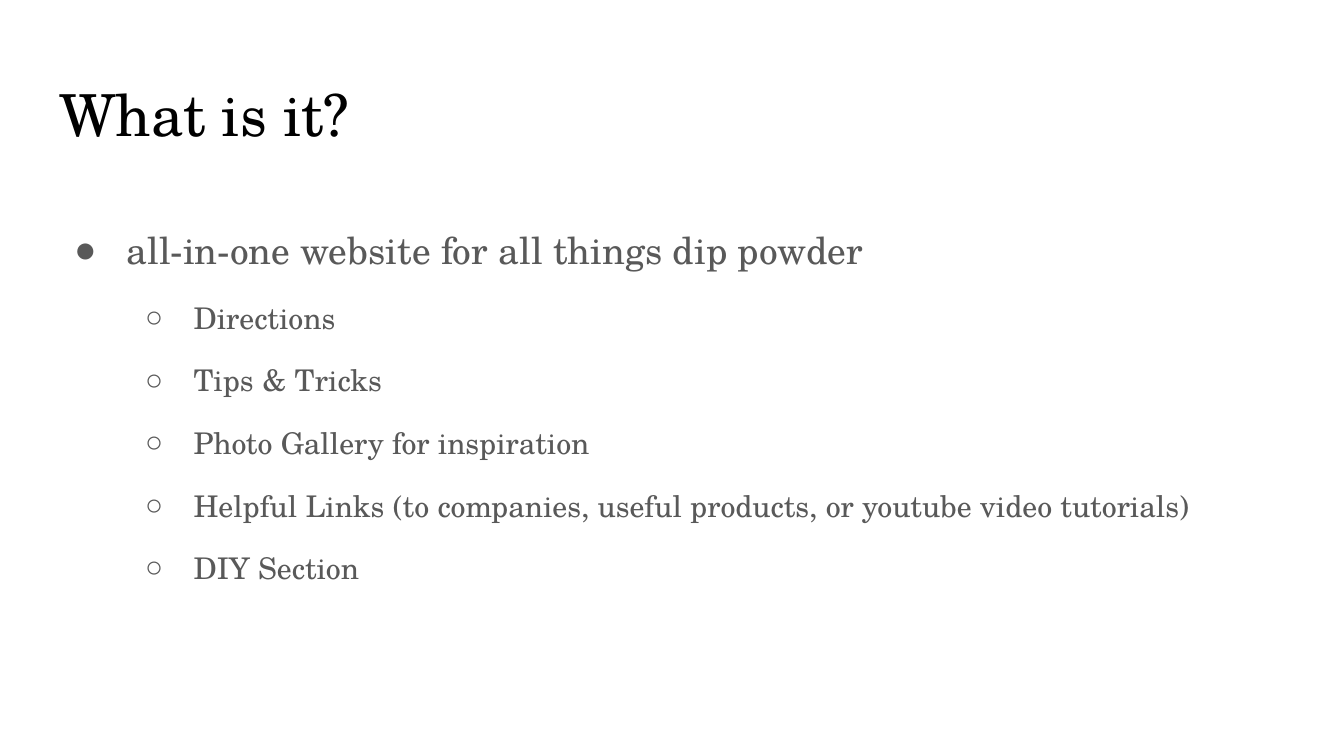
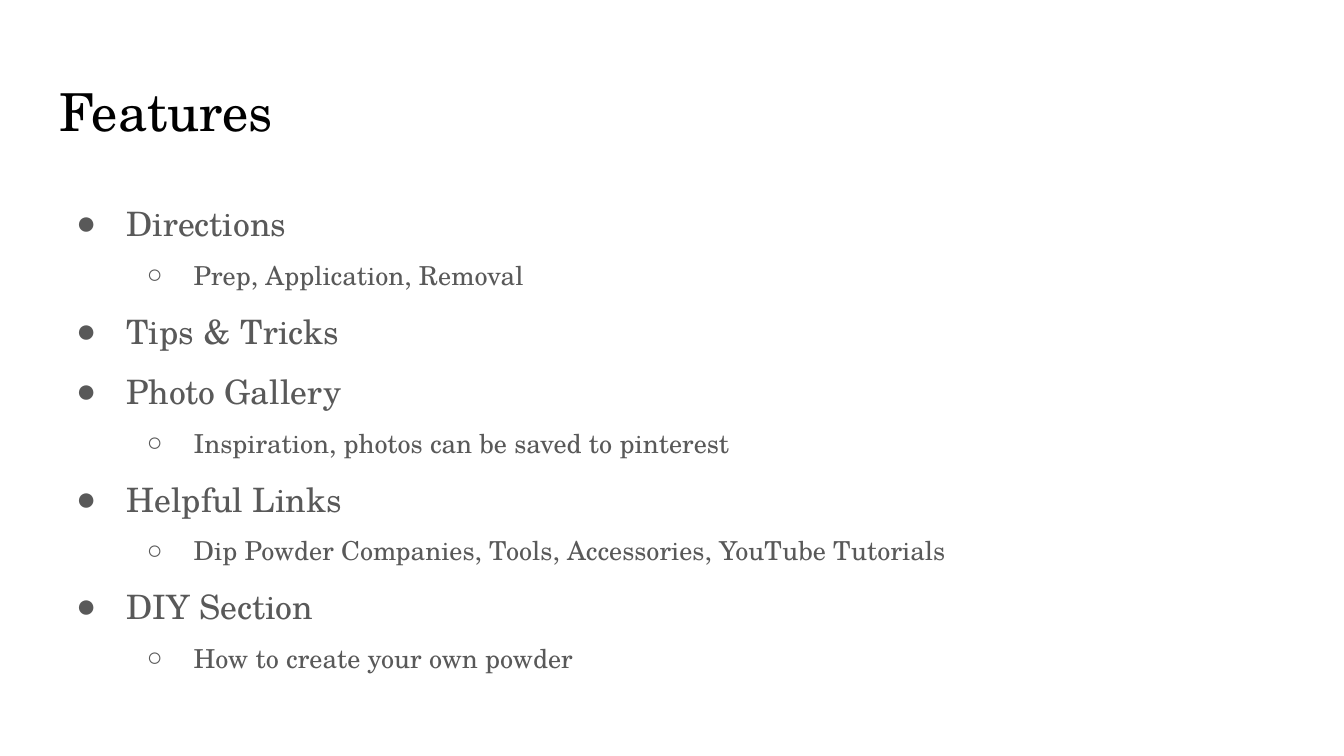
Before and after one commit to lking150/IndividualProject, a slide deck: slide 4 of Deliverables/FinalPresentation.pptx (slide 2 before the commit). Drawn at 1344x756 pixels with LibreOffice and Linux fonts; fonts in the diff are those of the drawing. Boxes give left, top, right and bottom in pixels: in the first picture for what was removed or moved away, otherwise in the second. Text is boxed around its words. In the diff, an @@ line names an element or a change of style, - is before the commit and + after.

Commit message:
Final Presentation

```diff
--- a/Deliverables/FinalPresentation.pptx
+++ b/Deliverables/FinalPresentation.pptx
@@ title at box(59, 93, 273, 132): text changed; size 31 to 28 pt @@
-What is it?
+Features
@@ text at box(126, 236, 863, 272): paragraph removed @@
-● all-in-one website for all things dip powder
@@ text at box(126, 211, 339, 620): size 16 to 18 pt in "Directions", "Tips & Tricks", "DIY Section"; bullet ○ to ●; list level 2 to 1 in "Directions"; line spacing 1.75 to 1.5; list level 2 to 1 in "Tips & Tricks"; list level 2 to 1 in "DIY Section" @@
@@ text at box(194, 266, 524, 291): paragraph added @@
+  ○ Prep, Application, Removal
@@ text at box(126, 379, 945, 566): text changed; size 16 to 14 pt @@
-  ○ Photo Gallery for inspiration
-  ○ Helpful Links (to companies, useful products, or youtube video tutorials)
+● Photo Gallery
+  ○ Inspiration, photos can be saved to pinterest
+● Helpful Links
+  ○ Dip Powder Companies, Tools, Accessories, YouTube Tutorials
@@ text at box(194, 649, 573, 674): paragraph added @@
+  ○ How to create your own powder
```
Also in this commit, not shown: 2 other slides changed, 1 slide added.
